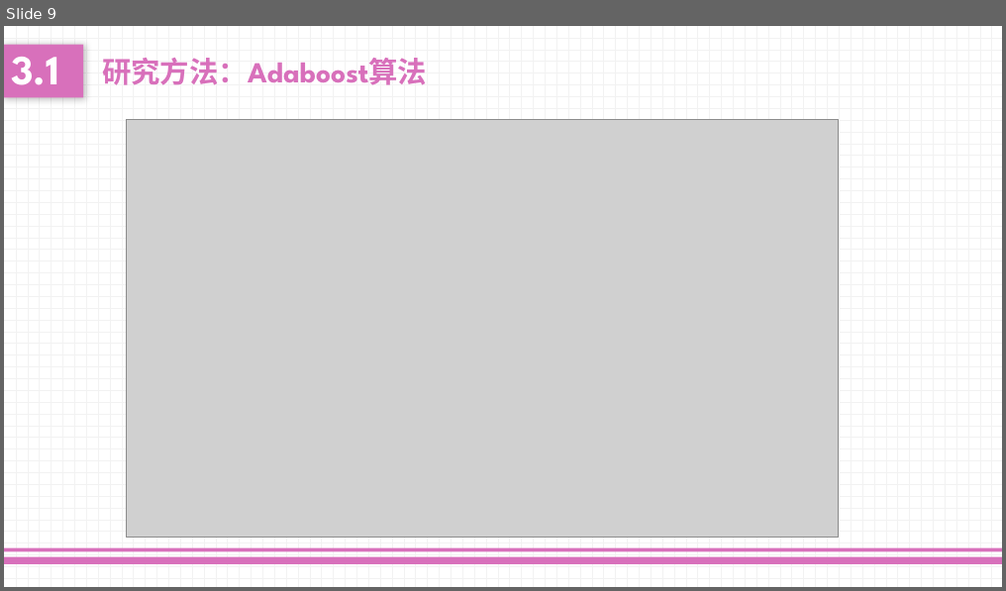
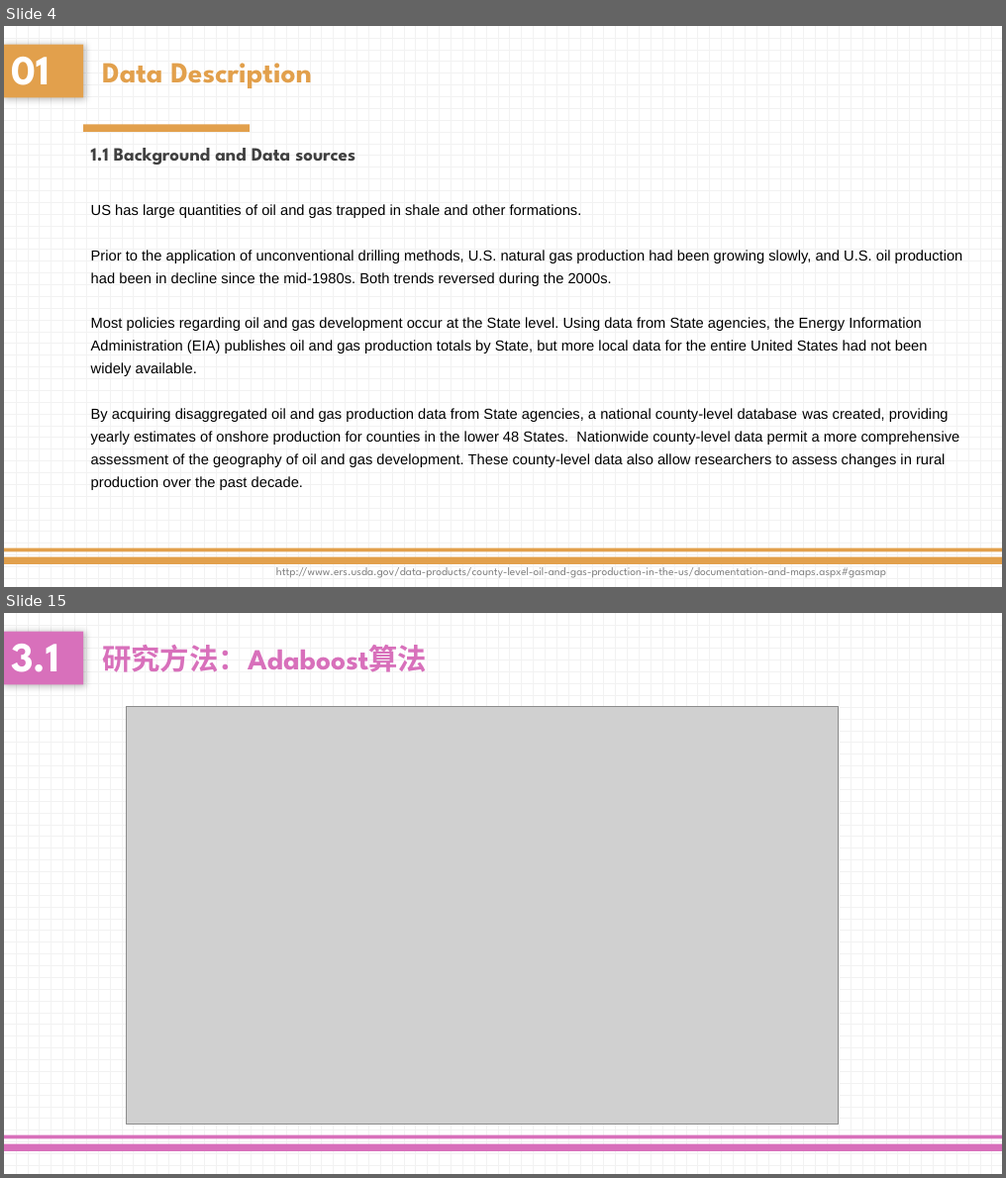
Before and after one commit to lloydliu717/MidtermProject, a slide deck: Presentation.pptx. Shown one above the other, each under a label of ours: slide 9 before the commit, slides 4 and 15 after it; the slides between them are not shown. The pictures are 1006x591 and 1006x1178 pixels, drawn with LibreOffice and Linux fonts; fonts in the diff are those of the drawing; grey boxes stand for pictures. Boxes give left, top, right and bottom in pixels: in the first picture for what was removed or moved away, otherwise in the second. Text is boxed around its words. In the diff, an @@ line names an element or a change of style, - is before the commit and + after.

```diff
--- a/Presentation.pptx
+++ b/Presentation.pptx
@@ slide 4 added at <box>4,26,1002,587</box>, background pattern #F2F2F2 on #FFFFFF @@
@@ text added at <box>4,44,83,97</box>, fill #E2A04C, 40 pt, text #FFFFFF, bold @@
+01
@@ text added at <box>102,63,312,88</box>, 28 pt, text #E2A04C, bold @@
+Data Description
@@ rectangle added at <box>83,125,250,132</box>, fill #E2A04C @@
@@ text added at <box>91,148,355,165</box>, 18 pt, text #404040, bold @@
+1.1 Background and Data sources
@@ text added at <box>91,204,963,490</box>, 14 pt, text #000000 @@
+US has large quantities of oil and gas trapped in shale and other formations.
+Prior to the application of unconventional drilling methods, U.S. natural gas production had been growing slowly, and U.S. oil production had been in decline since the mid-1980s. Both trends reversed during the 2000s.
+Most policies regarding oil and gas development occur at the State level. Using data from State agencies, the Energy Information Administration (EIA) publishes oil and gas production totals by State, but more local data for the entire United States had not been widely available.
+By acquiring disaggregated oil and gas production data from State agencies, a national county-level database was created, providing yearly estimates of onshore production for counties in the lower 48 States. Nationwide county-level data permit a more comprehensive assessment of the geography of oil and gas development. These county-level data also allow researchers to assess changes in rural production over the past decade.
@@ rectangle added at <box>4,558,1002,565</box>, fill #E2A04C @@
@@ rectangle added at <box>4,549,1002,553</box>, fill #E2A04C @@
@@ text added at <box>276,564,886,578</box>, 11 pt, text #808080 @@
+http://www.ers.usda.gov/data-products/county-level-oil-and-gas-production-in-the-us/documentation-and-maps.aspx#gasmap
@@ what was slide 9 is now slide 15 @@
```
Also in this commit, not shown: 2 slides changed, 11 other slides added, 6 slides removed.
